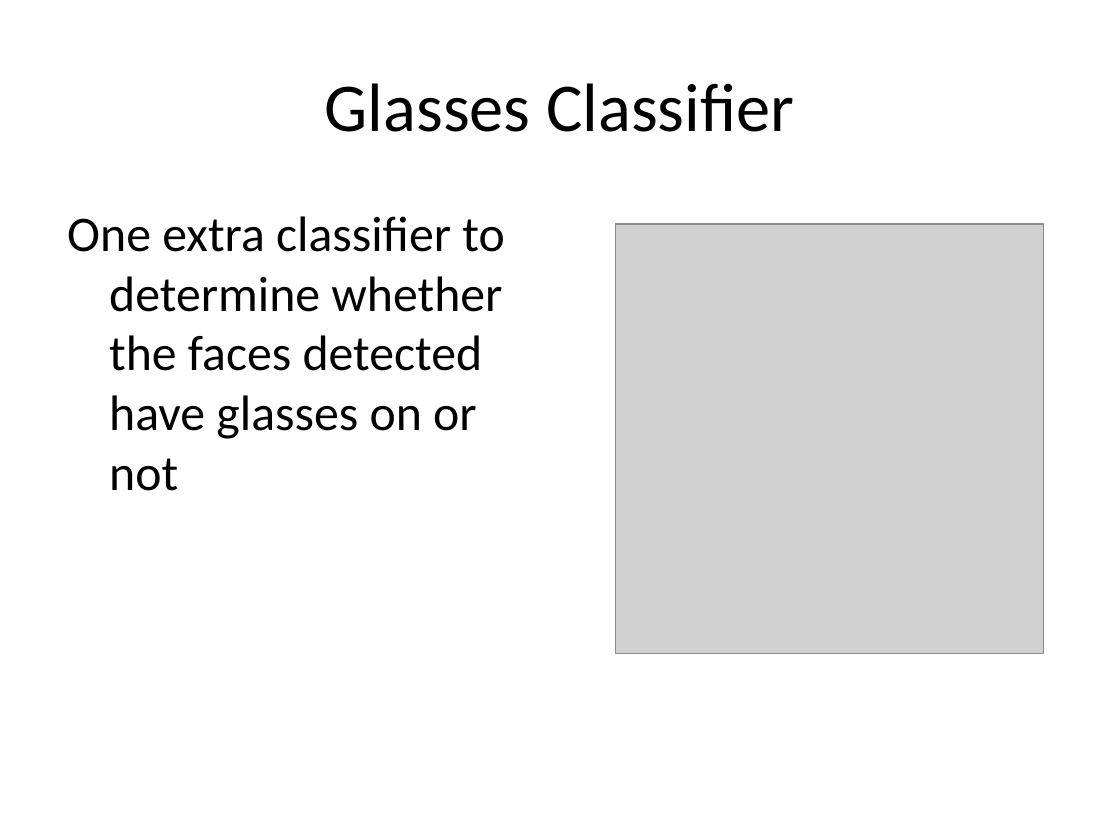
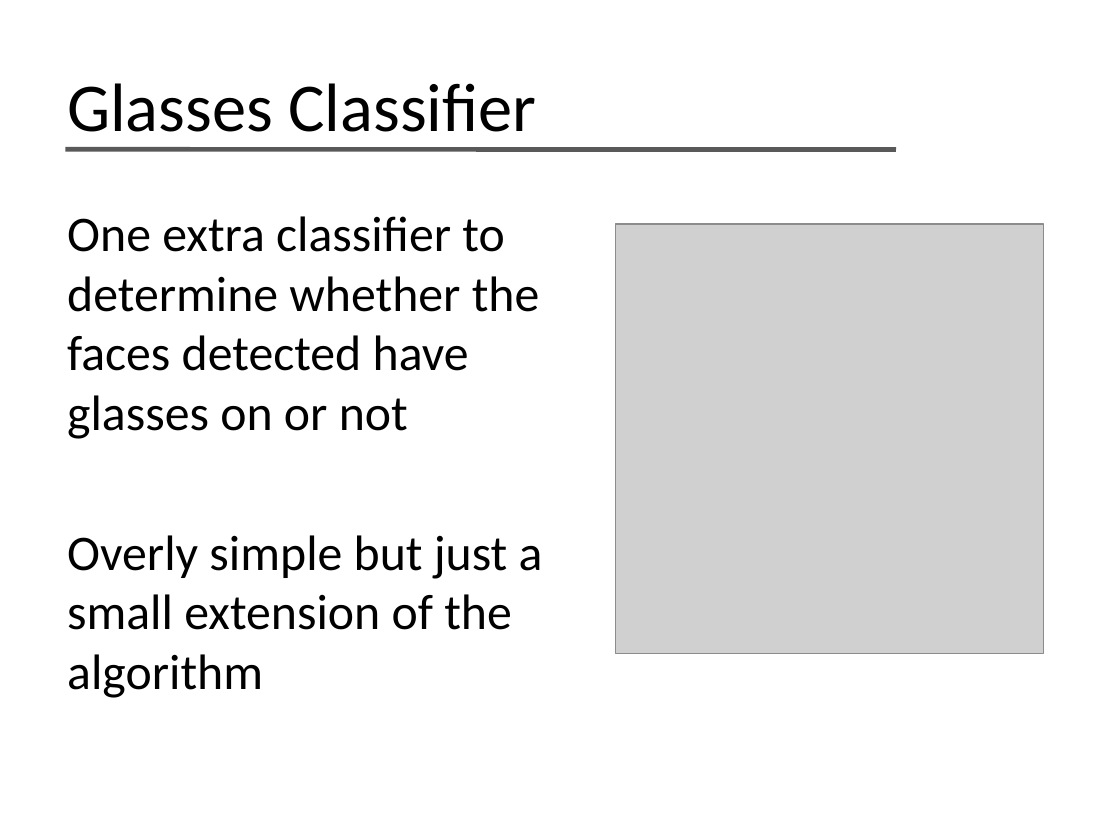
Before and after one commit to phil-monroe/EEC-277---GPU-Face-Detect, a slide deck: slide 6 of presentation/Face Detection on the GPU.pptx. Drawn at 1120x840 pixels with LibreOffice and Linux fonts; fonts in the diff are those of the drawing; grey boxes stand for pictures. Boxes give left, top, right and bottom in pixels: in the first picture for what was removed or moved away, otherwise in the second. Text is boxed around its words. In the diff, an @@ line names an element or a change of style, - is before the commit and + after.

```diff
--- a/presentation/Face Detection on the GPU.pptx
+++ b/presentation/Face Detection on the GPU.pptx
@@ title "Glasses Classifier" at <box>67,83,537,132</box>: alignment centre to left @@
@@ line added from (65, 149) to (896, 150), #595959 3 pt @@
@@ text at <box>67,216,540,439</box>: indent changed @@
@@ text at <box>67,535,543,698</box>: paragraph added @@
+Overly simple but just a small extension of the algorithm
```
Also in this commit, not shown: 7 other slides changed, 5 slides added, 3 other files.
